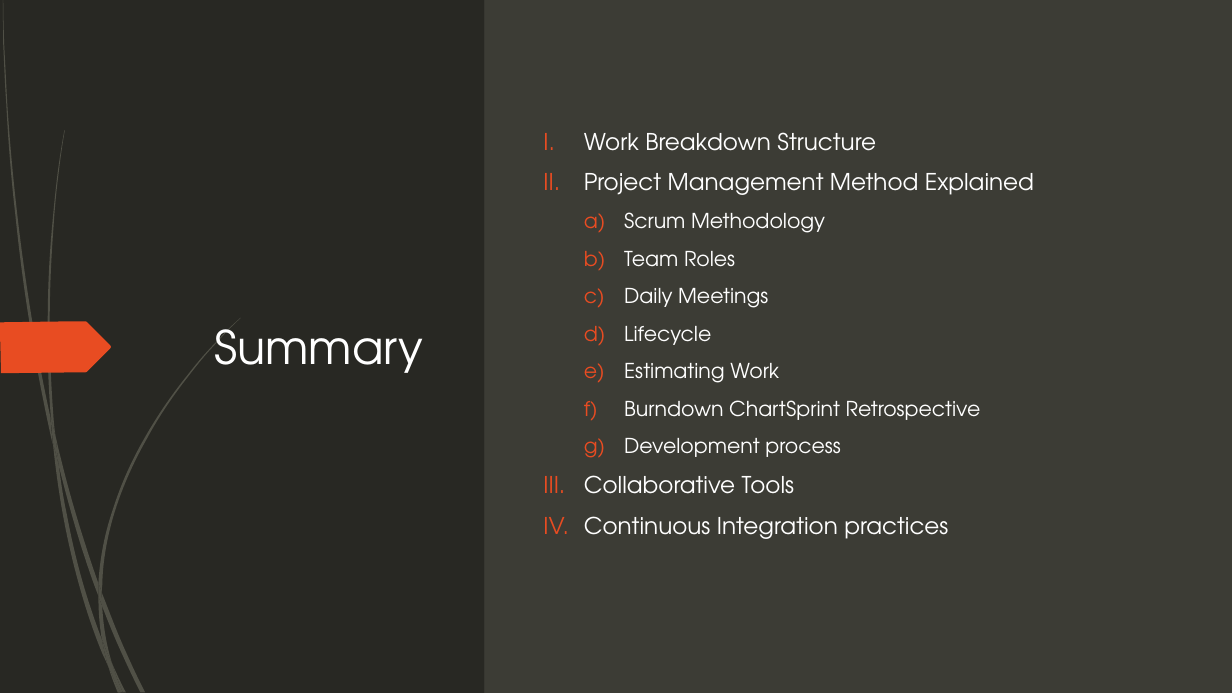
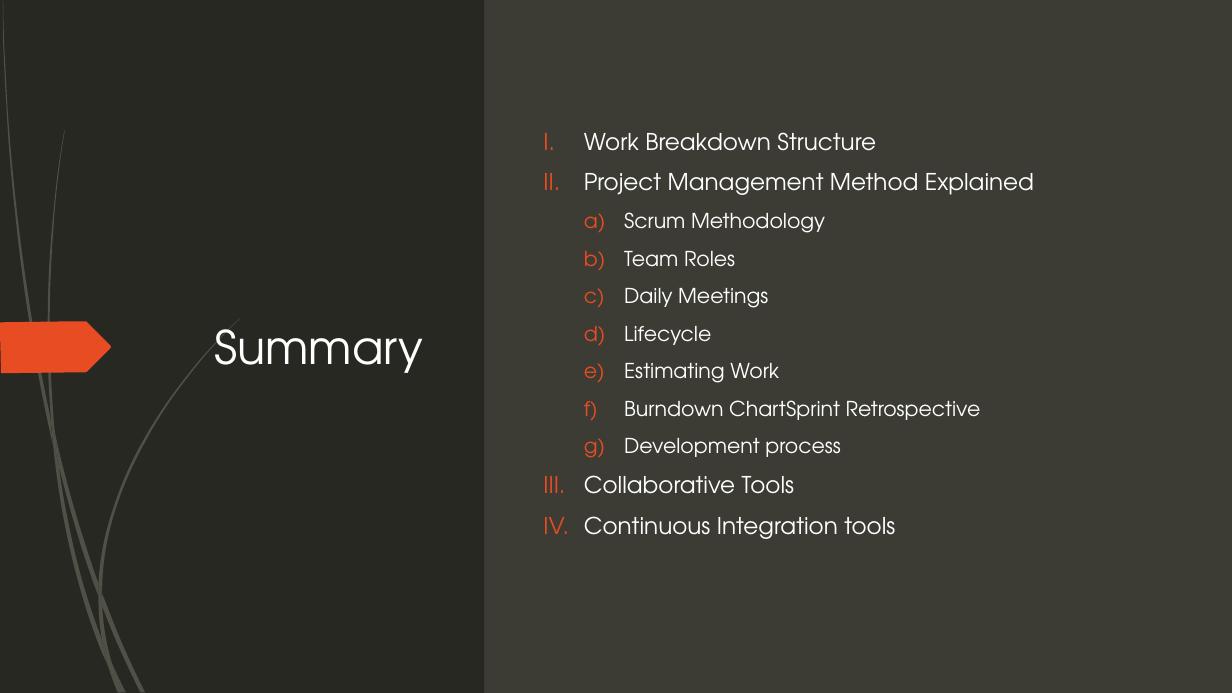
Before and after one commit to Toulouse-Exia-A4/AtlantisToulouseUML, a slide deck: slide 2 of ProjectManagement/Project Management.pptx. Drawn at 1232x693 pixels with LibreOffice and Linux fonts; fonts in the diff are those of the drawing. Boxes give left, top, right and bottom in pixels: in the first picture for what was removed or moved away, otherwise in the second. Text is boxed around its words. In the diff, an @@ line names an element or a change of style, - is before the commit and + after.

```diff
--- a/ProjectManagement/Project Management.pptx
+++ b/ProjectManagement/Project Management.pptx
@@ text at (584, 516, 895, 539): text changed @@
-IV. Continuous Integration practices
+IV. Continuous Integration tools
```
Also in this commit, not shown: 3 other slides changed, 1 slide added.
